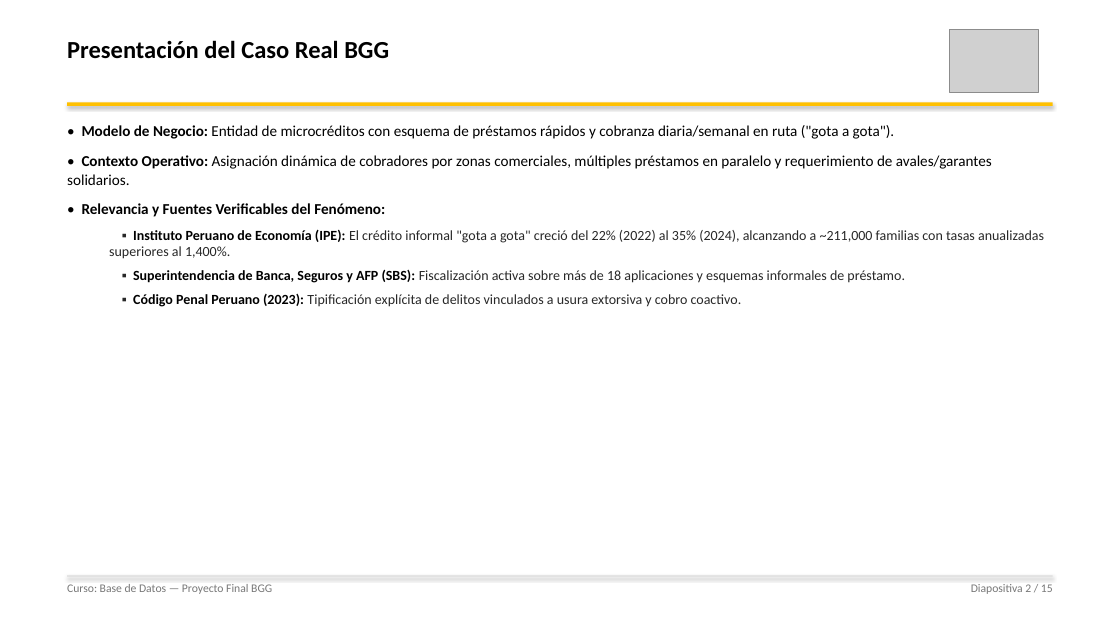
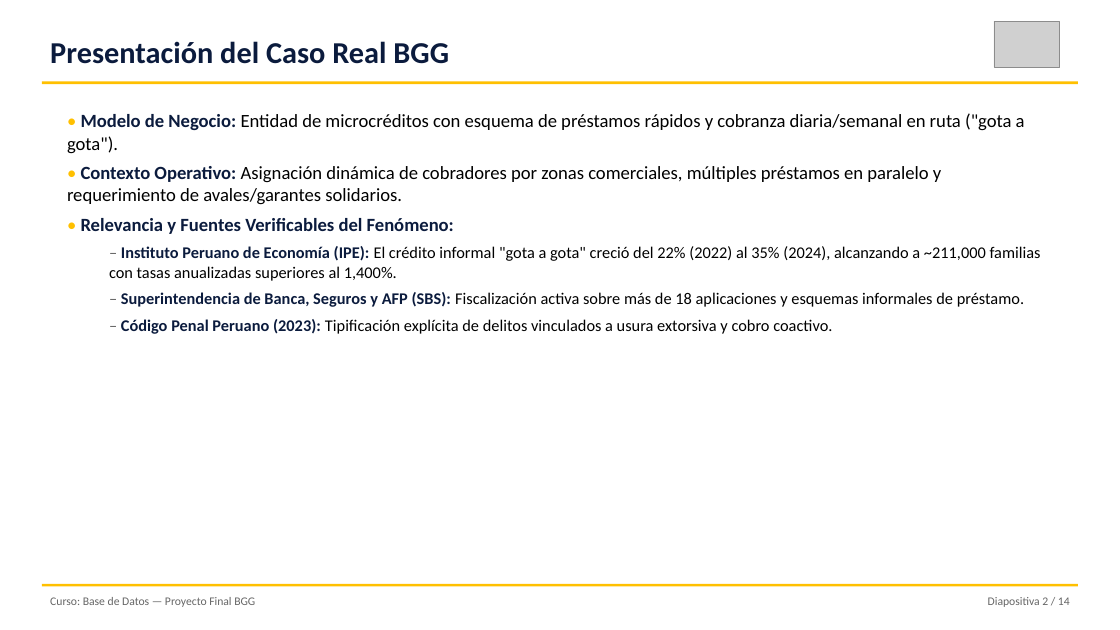
Before and after one commit to JoseEM26/base-de-datos-upn-ciclo-5, a slide deck: slide 2 of docs/proyecto-final/03-entregables/ppt-final/Presentacion_Proyecto_Final_BGG.pptx. Drawn at 1120x630 pixels with LibreOffice and Linux fonts; fonts in the diff are those of the drawing; grey boxes stand for pictures. Boxes give left, top, right and bottom in pixels: in the first picture for what was removed or moved away, otherwise in the second. Text is boxed around its words. In the diff, an @@ line names an element or a change of style, - is before the commit and + after.

```diff
--- a/docs/proyecto-final/03-entregables/ppt-final/Presentacion_Proyecto_Final_BGG.pptx
+++ b/docs/proyecto-final/03-entregables/ppt-final/Presentacion_Proyecto_Final_BGG.pptx
@@ text "Presentación del Caso Real BGG": place and size @@
-text "Presentación del Caso Real BGG" at [67, 40, 389, 59]
+text "Presentación del Caso Real BGG" at [50, 41, 449, 64]
@@ text "Presentación del Caso Real BGG" at [50, 41, 449, 64]: size 21 to 26 pt, text colour #000000 to #0B1B3D @@
@@ picture: place and size @@
-picture at [949, 29, 1038, 92]
+picture at [994, 21, 1060, 67]
@@ rectangle: place and size @@
-rectangle at [67, 103, 1053, 106]
+rectangle at [42, 82, 1078, 84]
@@ rectangle at [42, 82, 1078, 84]: shadow off @@
@@ text "• Modelo de Negocio: Entidad ...": place and size @@
-text "• Modelo de Negocio: Entidad ..." at [67, 125, 1044, 307]
+text "• Modelo de Negocio: Entidad ..." at [67, 113, 1041, 334]
@@ text at [67, 113, 1025, 234]: size 13 to 16 pt in "• Modelo de Negocio: Entidad de microcréditos ...", "• Contexto Operativo: Asignación dinámica de cobradores ...", "• Relevancia y Fuentes Verificables del Fenómeno:"; text colour #000000 to #FFC000 in "•", "•", "•"; text colour #000000 to #0B1B3D in "Modelo de Negocio:", "Contexto Operativo:", "Relevancia y Fuentes Verificables del Fenómeno:"; less space between paragraphs @@
@@ text at [109, 246, 1041, 334]: text changed; size 12 to 14 pt; text colour #282828 to #000000 @@
-  ▪ Instituto Peruano de Economía (IPE): El crédito informal "gota a gota" creció del 22% (2022) al 35% (2024), alcanzando a ~211,000 familias con tasas anualizadas superiores al 1,400%.
-  ▪ Superintendencia de Banca, Seguros y AFP (SBS): Fiscalización activa sobre más de 18 aplicaciones y esquemas informales de préstamo.
-  ▪ Código Penal Peruano (2023): Tipificación explícita de delitos vinculados a usura extorsiva y cobro coactivo.
+  – Instituto Peruano de Economía (IPE): El crédito informal "gota a gota" creció del 22% (2022) al 35% (2024), alcanzando a ~211,000 familias con tasas anualizadas superiores al 1,400%.
+  – Superintendencia de Banca, Seguros y AFP (SBS): Fiscalización activa sobre más de 18 aplicaciones y esquemas informales de préstamo.
+  – Código Penal Peruano (2023): Tipificación explícita de delitos vinculados a usura extorsiva y cobro coactivo.
@@ text "Curso: Base de Datos — ...": place and size @@
-text "Curso: Base de Datos — ..." at [67, 584, 272, 594]
+text "Curso: Base de Datos — ..." at [50, 597, 255, 607]
@@ text "Curso: Base de Datos — ..." at [50, 597, 255, 607]: text colour #787878 to #666666 @@
@@ rectangle: place and size @@
-rectangle at [67, 576, 1053, 576]
+rectangle at [42, 584, 1078, 586]
@@ rectangle at [42, 584, 1078, 586]: fill #DCDCDC to #FFC000; shadow off @@
@@ text at [988, 597, 1070, 607]: text changed; text colour #787878 to #666666 @@
-Diapositiva 2 / 15
+Diapositiva 2 / 14
```
Also in this commit, not shown: 6 other slides changed, 7 slides added, 8 slides removed, 10 other files.
